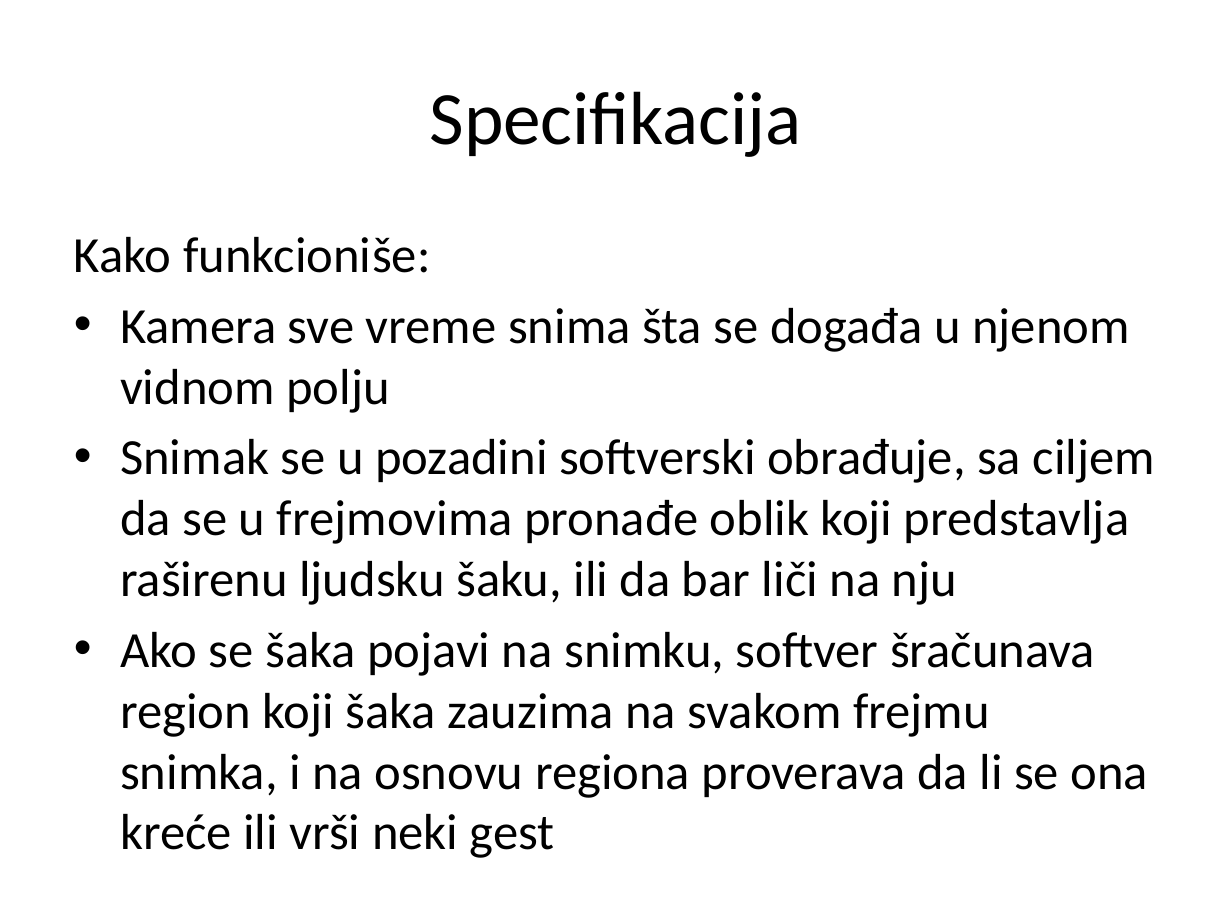
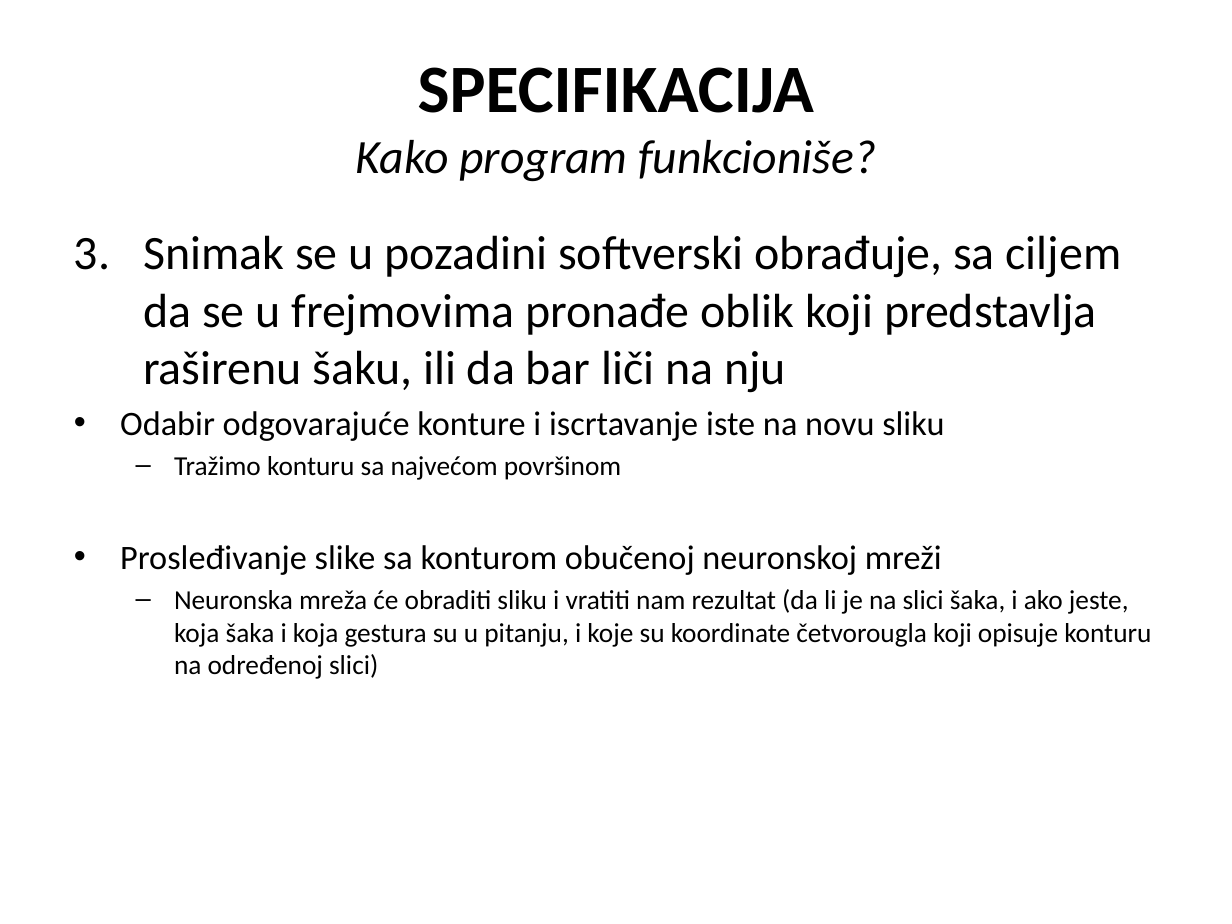
Before and after one commit to cLaki/UseTheForce, a slide deck: slide 6 of Upravljanje računarom na osnovu pokreta snimljenih web kamerom.pptx (slide 3 before the commit). Drawn at 1232x924 pixels with LibreOffice and Linux fonts; fonts in the diff are those of the drawing. Boxes give left, top, right and bottom in pixels: in the first picture for what was removed or moved away, otherwise in the second. Text is boxed around its words. In the diff, an @@ line names an element or a change of style, - is before the commit and + after.

Commit message:
Add annFs, regionFs, simpleFs, ann_training (and everything in it) Update core, Upravljanje ra...

```diff
--- a/Upravljanje računarom na osnovu pokreta snimljenih web kamerom.pptx
+++ b/Upravljanje računarom na osnovu pokreta snimljenih web kamerom.pptx
@@ title at (x1=356, y1=67, x2=876, y2=182): text changed; size 44 to 27.9 pt; italic on @@
-Specifikacija
+SPECIFIKACIJA
+Kako program funkcioniše?
@@ text at (x1=120, y1=235, x2=1151, y2=679): text changed; size 29.6 to 16 pt @@
-Kako funkcioniše:
-• Kamera sve vreme snima šta se događa u njenom vidnom polju
-• Snimak se u pozadini softverski obrađuje, sa ciljem da se u frejmovima pronađe oblik koji predstavlja raširenu ljudsku šaku, ili da bar liči na nju
-• Ako se šaka pojavi na snimku, softver šračunava region koji šaka zauzima na svakom frejmu snimka, i na osnovu regiona proverava da li se ona kreće ili vrši neki gest
+3. Snimak se u pozadini softverski obrađuje, sa ciljem da se u frejmovima pronađe oblik koji predstavlja raširenu šaku, ili da bar liči na nju
+• Odabir odgovarajuće konture i iscrtavanje iste na novu sliku
+  – Tražimo konturu sa najvećom površinom
+• Prosleđivanje slike sa konturom obučenoj neuronskoj mreži
+  – Neuronska mreža će obraditi sliku i vratiti nam rezultat (da li je na slici šaka, i ako jeste, koja šaka i koja gestura su u pitanju, i koje su koordinate četvorougla koji opisuje konturu na određenoj slici)
```
Also in this commit, not shown: 6 other slides changed, 5 slides added, 37 other files.
